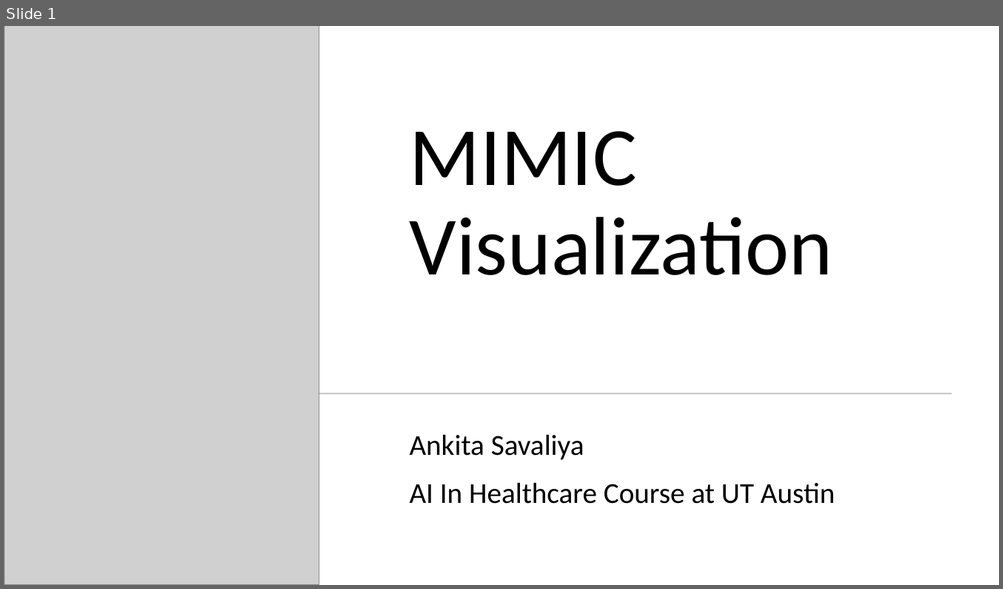
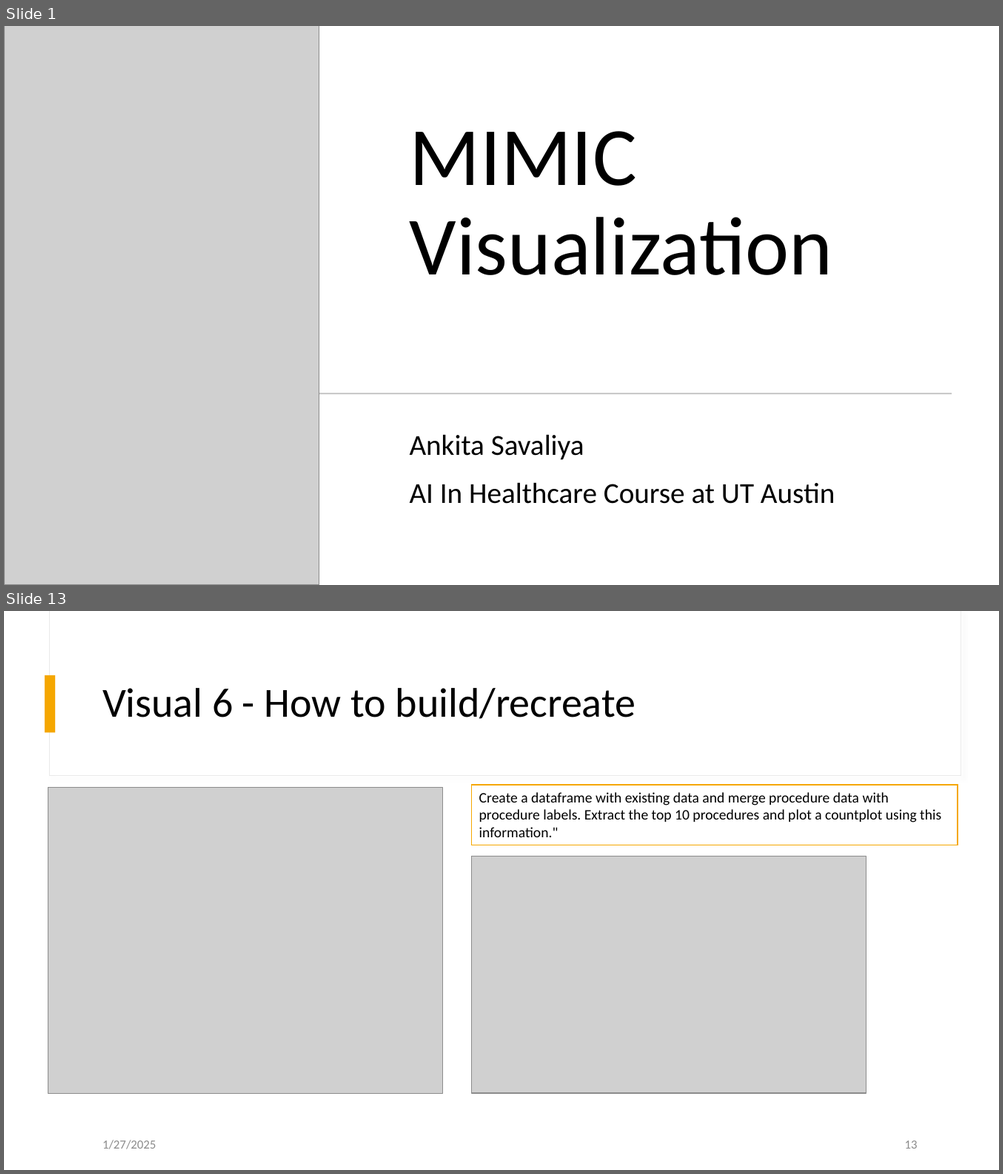
Before and after one commit to AnkitaSavaliya/AIH, a slide deck: MIMIC Visualization.pptx. Shown one above the other, each under a label of ours: slide 1 before the commit, slides 1 and 13 after it; the slides between them are not shown. The pictures are 1003x589 and 1003x1174 pixels, drawn with LibreOffice and Linux fonts; fonts in the diff are those of the drawing; grey boxes stand for pictures. Boxes give left, top, right and bottom in pixels: in the first picture for what was removed or moved away, otherwise in the second. Text is boxed around its words. In the diff, an @@ line names an element or a change of style, - is before the commit and + after.

```diff
--- a/MIMIC Visualization.pptx
+++ b/MIMIC Visualization.pptx
@@ slide 13 added at [4, 611, 999, 1170], background #FFFFFF @@
@@ rectangle added at [50, 611, 961, 776], fill #FFFFFF, outline #E9E9E9 0.75 pt @@
@@ rectangle added at [51, 611, 961, 775], fill #FFFFFF @@
@@ rectangle added at [45, 675, 56, 732], fill #F5A700 @@
@@ title added at [102, 688, 635, 719], 40 pt, text #000000 @@
+Visual 6 - How to build/recreate
@@ picture added at [48, 788, 442, 1093] @@
@@ rectangle added at [472, 785, 958, 846], fill #FFFFFF, outline #F5A700 1 pt, 14 pt, text #000000 @@
+Create a dataframe with existing data and merge procedure data with procedure labels. Extract the top 10 procedures and plot a countplot using this information."
@@ picture added at [472, 857, 867, 1093] @@
@@ text added at [102, 1140, 156, 1150], 12 pt, text #8C8C8C @@
+1/27/2025
@@ page number added at [905, 1141, 917, 1149], 12 pt, text #8C8C8C @@
+13
```
Also in this commit, not shown: 11 slides changed, 3 slides removed, 1 other file.
